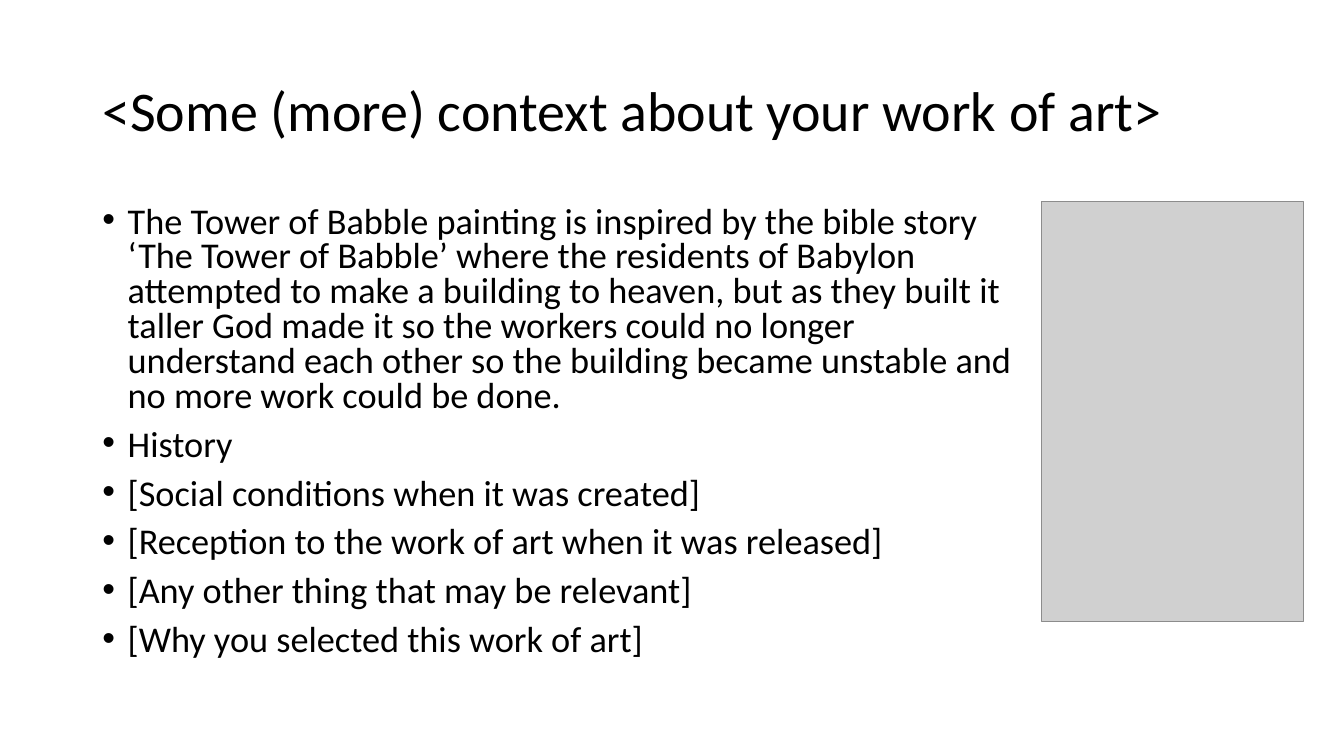
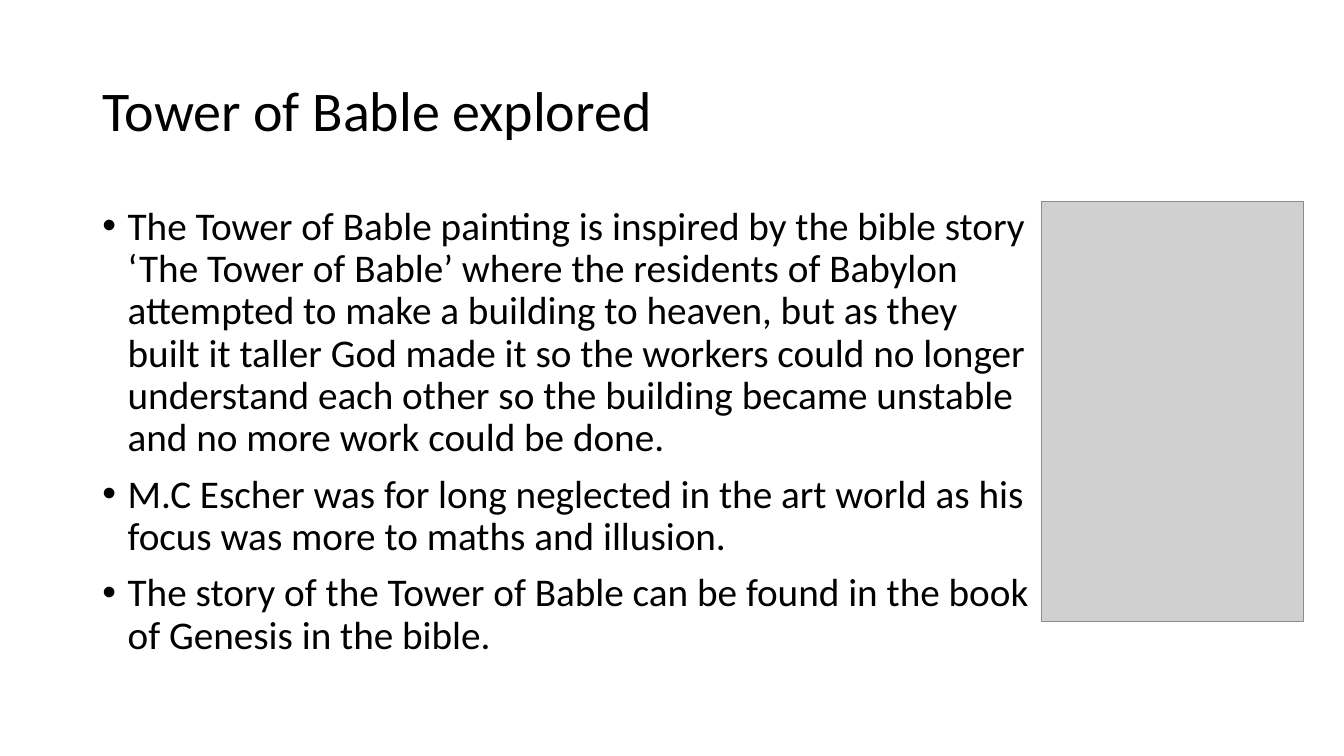
Before and after one commit to Mukkablue/Game-Theory, a slide deck: slide 3 of Presentation.pptx. Drawn at 1344x756 pixels with LibreOffice and Linux fonts; fonts in the diff are those of the drawing; grey boxes stand for pictures. Boxes give left, top, right and bottom in pixels: in the first picture for what was removed or moved away, otherwise in the second. Text is boxed around its words. In the diff, an @@ line names an element or a change of style, - is before the commit and + after.

```diff
--- a/Presentation.pptx
+++ b/Presentation.pptx
@@ title at [102,92,652,140]: text changed @@
-<Some (more) context about your work of art>
+Tower of Bable explored
@@ text at [128,212,1029,650]: text changed; size 25.9 to 28 pt @@
-• The Tower of Babble painting is inspired by the bible story ‘The Tower of Babble’ where the residents of Babylon attempted to make a building to heaven, but as they built it taller God made it so the workers could no longer understand each other so the building became unstable and no more work could be done.
-• History
-• [Social conditions when it was created]
-• [Reception to the work of art when it was released]
-• [Any other thing that may be relevant]
-• [Why you selected this work of art]
+• The Tower of Bable painting is inspired by the bible story ‘The Tower of Bable’ where the residents of Babylon attempted to make a building to heaven, but as they built it taller God made it so the workers could no longer understand each other so the building became unstable and no more work could be done.
+• M.C Escher was for long neglected in the art world as his focus was more to maths and illusion.
+• The story of the Tower of Bable can be found in the book of Genesis in the bible.
```
Also in this commit, not shown: 6 other slides changed.
